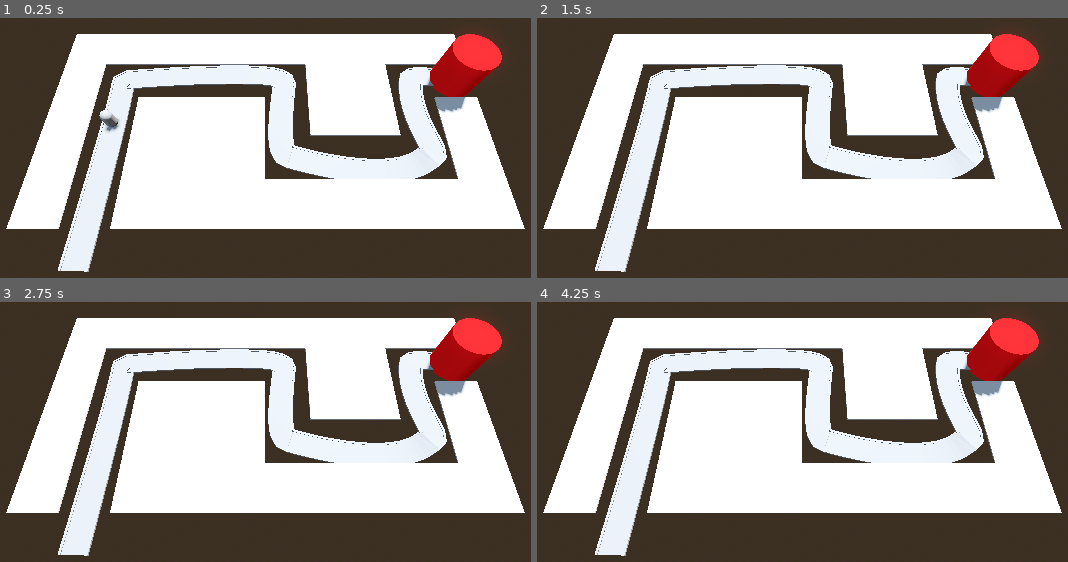
Above: before the commit, frames 1-4 (two rows, left to right).
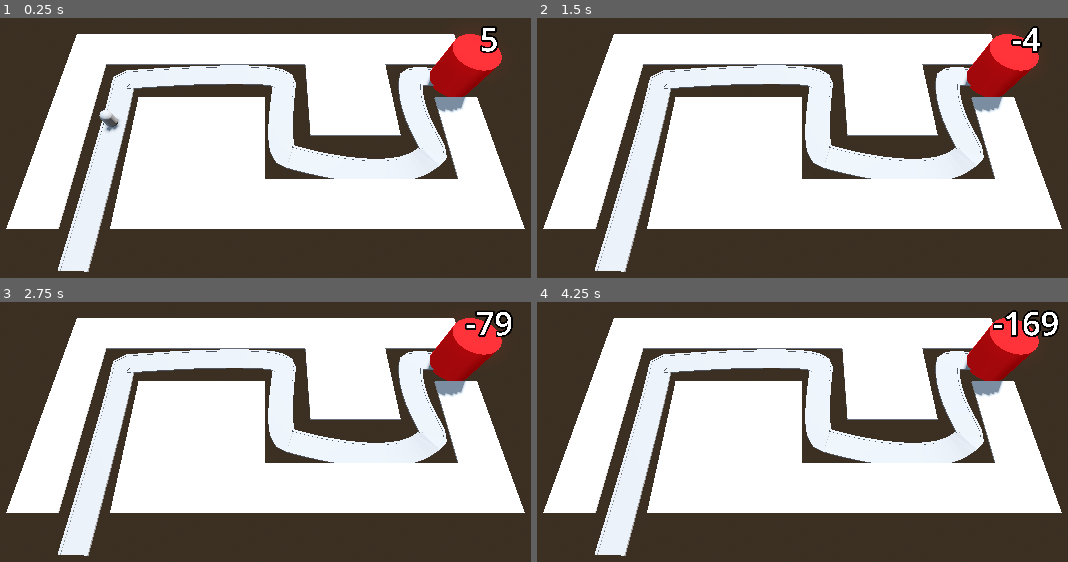
Above: after the commit, the same moments.

Repository: EsbenNyboe/TowerDefense
Game: Godot game, scene res://BaseLevel.tscn
Two runs of this game, one before a commit and one after it. Both use one fixed random seed, a clock stepped at 60 frames per second and the inputs below.
Inputs:
- Up to frame 1 (0.25 s): no input
- Up to frame 2 (1.5 s): no input
- Up to frame 3 (2.75 s): no input
- Up to frame 4 (4.25 s): no input

The runs differ from the first frame. In frame 1, 0.3% of the frame differs, in the area x 90-94%, y 3-14%; in frame 2, 0.3%; in frame 3, 0.5%; in frame 4, 0.8%, in the area x 85-99%, y 3-14%.

Commit message:
Setup Label3D (health UI)

Diff:
--- a/barbarianblaster/Base/base.gd
+++ b/barbarianblaster/Base/base.gd
@@ -1,4 +1,17 @@
 extends Node3D
+
+@export var max_health: int = 5
+@onready var label_3d: Label3D = $Label3D
+
+var health: int
 
 func take_damage() -> void:
 	print("take damage")
+	set_health(health - 1)
+
+func _ready() -> void:
+	set_health(max_health)
+
+func set_health(new_value: int) -> void:
+	health = new_value
+	label_3d.text = str(new_value)
--- a/barbarianblaster/Base/base.tscn
+++ b/barbarianblaster/Base/base.tscn
@@ -14,3 +14,10 @@
 height = 4.0
 sides = 32
 material = SubResource("StandardMaterial3D_cbgtc")
+
+[node name="Label3D" type="Label3D" parent="."]
+transform = Transform3D(1, 0, 0, 0, 1, 0, 0, 0, 1, 0, 5.5, 0)
+billboard = 1
+text = "Starting health"
+font_size = 522
+outline_size = 107
